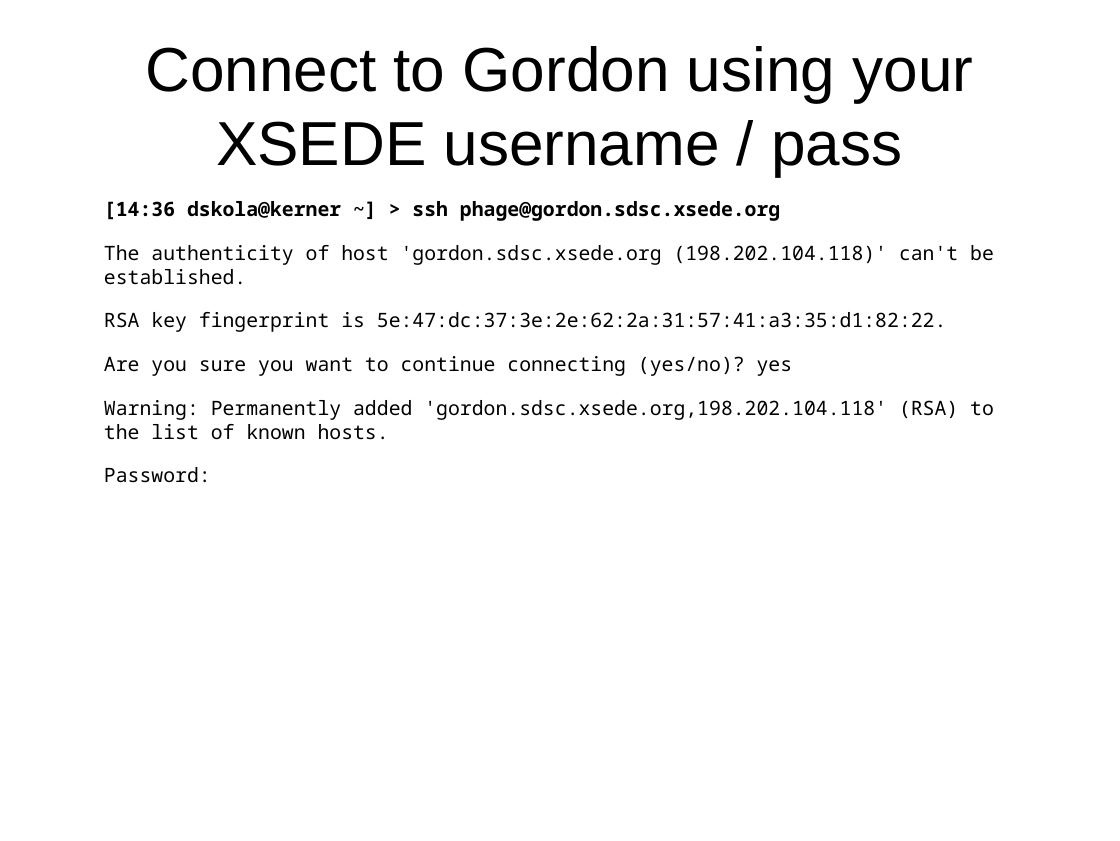
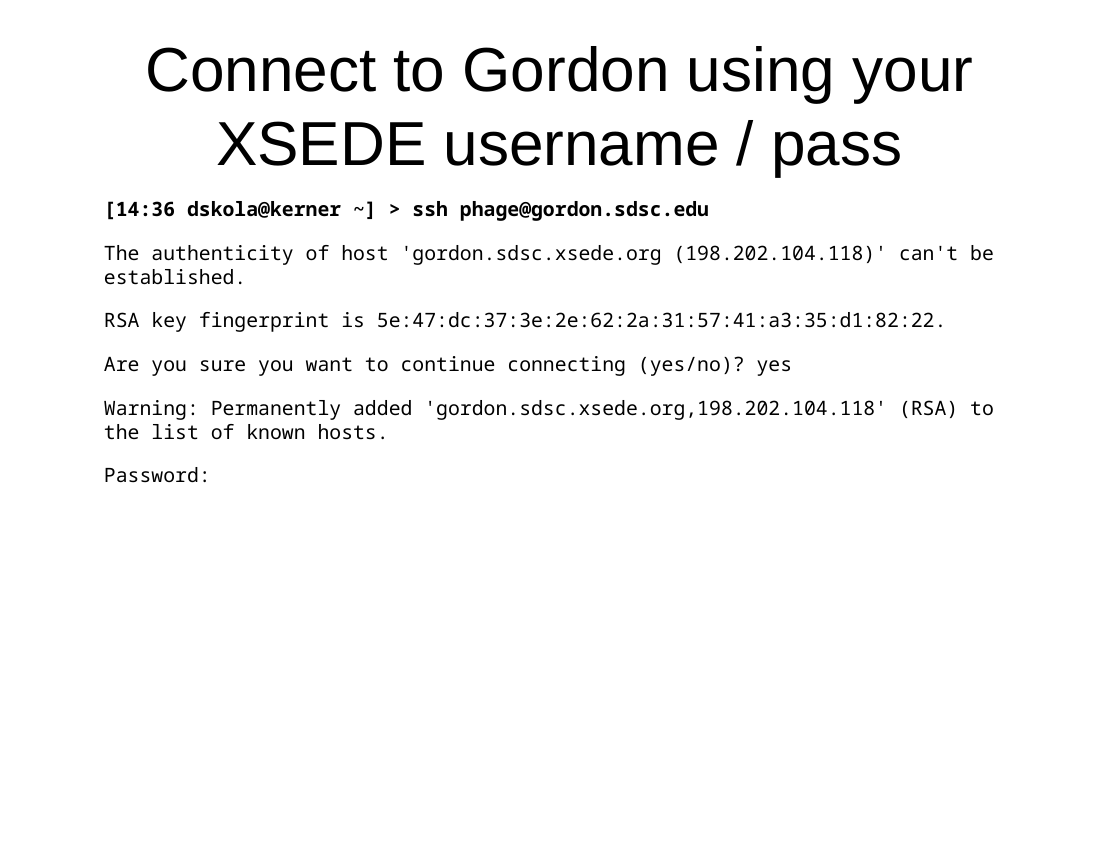
Before and after one commit to karmel/biosys-bootcamp, a slide deck: slide 4 of Lectures/Gordon.odp. Drawn at 1120x841 pixels with LibreOffice and Linux fonts; fonts in the diff are those of the drawing. Boxes give left, top, right and bottom in pixels: in the first picture for what was removed or moved away, otherwise in the second. Text is boxed around its words. In the diff, an @@ line names an element or a change of style, - is before the commit and + after.

Commit message:
Updated Gordon presentation

```diff
--- a/Lectures/Gordon.odp
+++ b/Lectures/Gordon.odp
@@ text at (104,201,709,221): text changed @@
-[14:36 dskola@kerner ~] > ssh phage@gordon.sdsc.xsede.org
+[14:36 dskola@kerner ~] > ssh phage@gordon.sdsc.edu
```
Also in this commit, not shown: 5 other slides changed.
